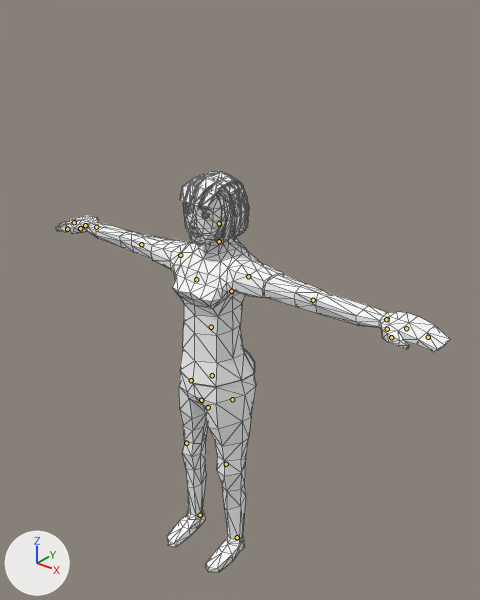
The glTF model games/work-in-progress/assets/people/womancasual.glb, before and after one commit.
Both versions are drawn from a 50 mm camera at (4.21, -4.79, 6.36) aimed at (0.36, 0.03, 3.38). The lights are fixed; the arrows at lower left show +X, +Y and +Z. The first picture is the older version. The bones that change, and the others that lie on the model, are drawn over the model as lines. Mesh edges are drawn as thin lines.

In view in the first picture: 'SkinnedMesh'.
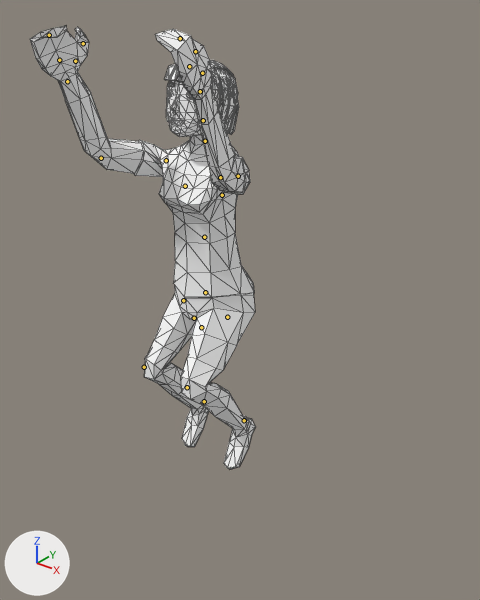
The newer file adds an action. The first version stands in its rest pose; the second is drawn at frame 13 of the action 'jump'.

What differs and where, as boxes (x1, y1, x2, y2) in the pictures (480 x 600 px):
'SkinnedMesh', posed (43% narrower, 10% taller)
    before: (56, 171, 450, 572)
    after: (30, 26, 256, 469)
bone 'Foot.L', root to tip
    before: (237, 537) to (236, 538)
    after: (244, 420) to (243, 422)
bone 'Body', root to tip
    before: (201, 400) to (201, 398)
    after: (194, 318) to (194, 316)
bone 'Torso', root to tip
    before: (211, 327) to (211, 326)
    after: (204, 237) to (204, 236)
bone 'Head', root to tip
    before: (219, 223) to (219, 223)
    after: (203, 120) to (203, 120)
bone 'UpperArm.L', root to tip
    before: (248, 276) to (249, 277)
    after: (238, 176) to (238, 176)
bone 'LowerArm.L', root to tip
    before: (313, 300) to (314, 300)
    after: (220, 177) to (220, 177)
bone 'Fingers.L', root to tip
    before: (428, 337) to (429, 337)
    after: (180, 38) to (179, 38)
bone 'Thumb1.L', root to tip
    before: (387, 329) to (387, 329)
    after: (202, 73) to (202, 72)
bone 'Thumb2.L', root to tip
    before: (391, 337) to (392, 338)
    after: (195, 51) to (195, 51)
bone 'UpperArm.R', root to tip
    before: (180, 255) to (180, 255)
    after: (166, 160) to (165, 160)
bone 'LowerArm.R', root to tip
    before: (141, 244) to (141, 244)
    after: (101, 158) to (100, 157)
bone 'Thumb2.R', root to tip
    before: (67, 229) to (67, 229)
    after: (83, 43) to (82, 43)
bone 'Fingers.R', root to tip
    before: (74, 222) to (73, 222)
    after: (49, 35) to (49, 35)
bone 'UpperLeg.L', root to tip
    before: (232, 399) to (232, 400)
    after: (227, 317) to (227, 318)
bone 'LowerLeg.L', root to tip
    before: (226, 464) to (226, 464)
    after: (187, 387) to (187, 387)
bone 'UpperLeg.R', root to tip
    before: (191, 380) to (191, 381)
    after: (183, 300) to (183, 301)
bone 'LowerLeg.R', root to tip
    before: (186, 443) to (186, 443)
    after: (144, 367) to (144, 367)
bone 'Foot.R', root to tip
    before: (200, 515) to (199, 516)
    after: (204, 401) to (203, 403)

Edits to the bpy script that builds the scene:
```text
Change bone_foot_l:
    where bone_foot_l = bpy.data.objects['HumanArmature'].pose.bones['Foot.L']  # child of 'Bone'
    bone_foot_l.location: (0.0, 0.0, 0.0) -> (0.0, -0.00193, 0.01699)
    bone_foot_l.rotation_quaternion: (1.0, 0.0, 0.0, 0.0) -> (0.898, -0.441, 0.0, 0.0)  # degrees (0, 0, 0) -> degrees (-52, 0, 0)
Change bone_body:
    where bone_body = bpy.data.objects['HumanArmature'].pose.bones['Body']  # child of 'Bone'
    bone_body.location: (0.0, 0.0, 0.0) -> (-2e-05, 0.01058, 0.00072)
Change bone_torso:
    where bone_torso = bpy.data.objects['HumanArmature'].pose.bones['Torso']  # child of 'Abdomen'
    bone_torso.rotation_quaternion: (1.0, 0.0, 0.0, 0.0) -> (0.998, 0.059, 0.0, 0.0)  # degrees (0, 0, 0) -> degrees (7, 0, 0)
Change bone_head:
    where bone_head = bpy.data.objects['HumanArmature'].pose.bones['Head']  # child of 'Neck'
    bone_head.rotation_quaternion: (1.0, 0.0, 0.0, 0.0) -> (0.986, -0.169, 0.001, 0.004)  # degrees (0, 0, 0) -> degrees (-19, 0, 0)
Change bone_upperarm_l:
    where bone_upperarm_l = bpy.data.objects['HumanArmature'].pose.bones['UpperArm.L']  # child of 'Shoulder.L'
    bone_upperarm_l.rotation_quaternion: (1.0, 0.0, 0.0, 0.0) -> (-0.554, 0.262, 0.612, 0.5)  # degrees (0, 0, 0) -> degrees (-110, -110, 43)
Change bone_lowerarm_l:
    where bone_lowerarm_l = bpy.data.objects['HumanArmature'].pose.bones['LowerArm.L']  # child of 'UpperArm.L'
    bone_lowerarm_l.rotation_quaternion: (1.0, 0.0, 0.0, 0.0) -> (0.888, -0.115, -0.156, -0.418)  # degrees (0, 0, 0) -> degrees (-5, -22, -49)
Change bone_fingers_l:
    where bone_fingers_l = bpy.data.objects['HumanArmature'].pose.bones['Fingers.L']  # child of 'MiddleHand.L'
    bone_fingers_l.rotation_quaternion: (1.0, 0.0, 0.0, 0.0) -> (0.817, -0.569, 0.048, -0.083)  # degrees (0, 0, 0) -> degrees (-70, -1, -11)
Change bone_thumb1_l:
    where bone_thumb1_l = bpy.data.objects['HumanArmature'].pose.bones['Thumb1.L']  # child of 'Palm.L'
    bone_thumb1_l.rotation_quaternion: (1.0, 0.0, 0.0, 0.0) -> (0.955, -0.089, -0.12, -0.256)  # degrees (0, 0, 0) -> degrees (-7, -16, -29)
Change bone_thumb2_l:
    where bone_thumb2_l = bpy.data.objects['HumanArmature'].pose.bones['Thumb2.L']  # child of 'Thumb1.L'
    bone_thumb2_l.rotation_quaternion: (1.0, 0.0, 0.0, 0.0) -> (-0.982, -0.085, 0.037, -0.163)  # degrees (0, 0, 0) -> degrees (9, -6, 18)
Change bone_upperarm_r:
    where bone_upperarm_r = bpy.data.objects['HumanArmature'].pose.bones['UpperArm.R']  # child of 'Shoulder.R'
    bone_upperarm_r.rotation_quaternion: (1.0, 0.0, 0.0, 0.0) -> (0.597, -0.271, 0.492, 0.573)  # degrees (0, 0, 0) -> degrees (33, 64, 109)
Change bone_lowerarm_r:
    where bone_lowerarm_r = bpy.data.objects['HumanArmature'].pose.bones['LowerArm.R']  # child of 'UpperArm.R'
    bone_lowerarm_r.rotation_quaternion: (1.0, 0.0, 0.0, 0.0) -> (0.882, -0.003, 0.151, 0.446)  # degrees (0, 0, 0) -> degrees (8, 16, 55)
Change bone_thumb2_r:
    where bone_thumb2_r = bpy.data.objects['HumanArmature'].pose.bones['Thumb2.R']  # child of 'Thumb1.R'
    bone_thumb2_r.rotation_quaternion: (1.0, 0.0, 0.0, 0.0) -> (0.967, -0.241, 0.016, 0.079)  # degrees (0, 0, 0) -> degrees (-28, 4, 8)
Change bone_fingers_r:
    where bone_fingers_r = bpy.data.objects['HumanArmature'].pose.bones['Fingers.R']  # child of 'MiddleHand.R'
    bone_fingers_r.rotation_quaternion: (1.0, 0.0, 0.0, 0.0) -> (0.854, -0.519, -0.013, 0.04)  # degrees (0, 0, 0) -> degrees (-63, 1, 5)
Change bone_upperleg_l:
    where bone_upperleg_l = bpy.data.objects['HumanArmature'].pose.bones['UpperLeg.L']  # child of 'Body'
    bone_upperleg_l.rotation_quaternion: (1.0, 0.0, 0.0, 0.0) -> (0.936, -0.352, -0.002, -0.002)  # degrees (0, 0, 0) -> degrees (-41, 0, 0)
Change bone_lowerleg_l:
    where bone_lowerleg_l = bpy.data.objects['HumanArmature'].pose.bones['LowerLeg.L']  # child of 'UpperLeg.L'
    bone_lowerleg_l.rotation_quaternion: (1.0, 0.0, 0.0, 0.0) -> (0.78, 0.626, 0.0, 0.0)  # degrees (0, 0, 0) -> degrees (78, 0, 0)
Change bone_upperleg_r:
    where bone_upperleg_r = bpy.data.objects['HumanArmature'].pose.bones['UpperLeg.R']  # child of 'Body'
    bone_upperleg_r.rotation_quaternion: (1.0, 0.0, 0.0, 0.0) -> (0.936, -0.353, -0.002, -0.002)  # degrees (0, 0, 0) -> degrees (-41, 0, 0)
Change bone_lowerleg_r:
    where bone_lowerleg_r = bpy.data.objects['HumanArmature'].pose.bones['LowerLeg.R']  # child of 'UpperLeg.R'
    bone_lowerleg_r.rotation_quaternion: (1.0, 0.0, 0.0, 0.0) -> (0.78, 0.626, 0.0, 0.0)  # degrees (0, 0, 0) -> degrees (78, 0, 0)
Change bone_foot_r:
    where bone_foot_r = bpy.data.objects['HumanArmature'].pose.bones['Foot.R']  # child of 'Bone'
    bone_foot_r.location: (0.0, 0.0, 0.0) -> (0.0, -0.00193, 0.01699)
    bone_foot_r.rotation_quaternion: (1.0, 0.0, 0.0, 0.0) -> (0.898, -0.441, 0.0, 0.0)  # degrees (0, 0, 0) -> degrees (-52, 0, 0)
```
